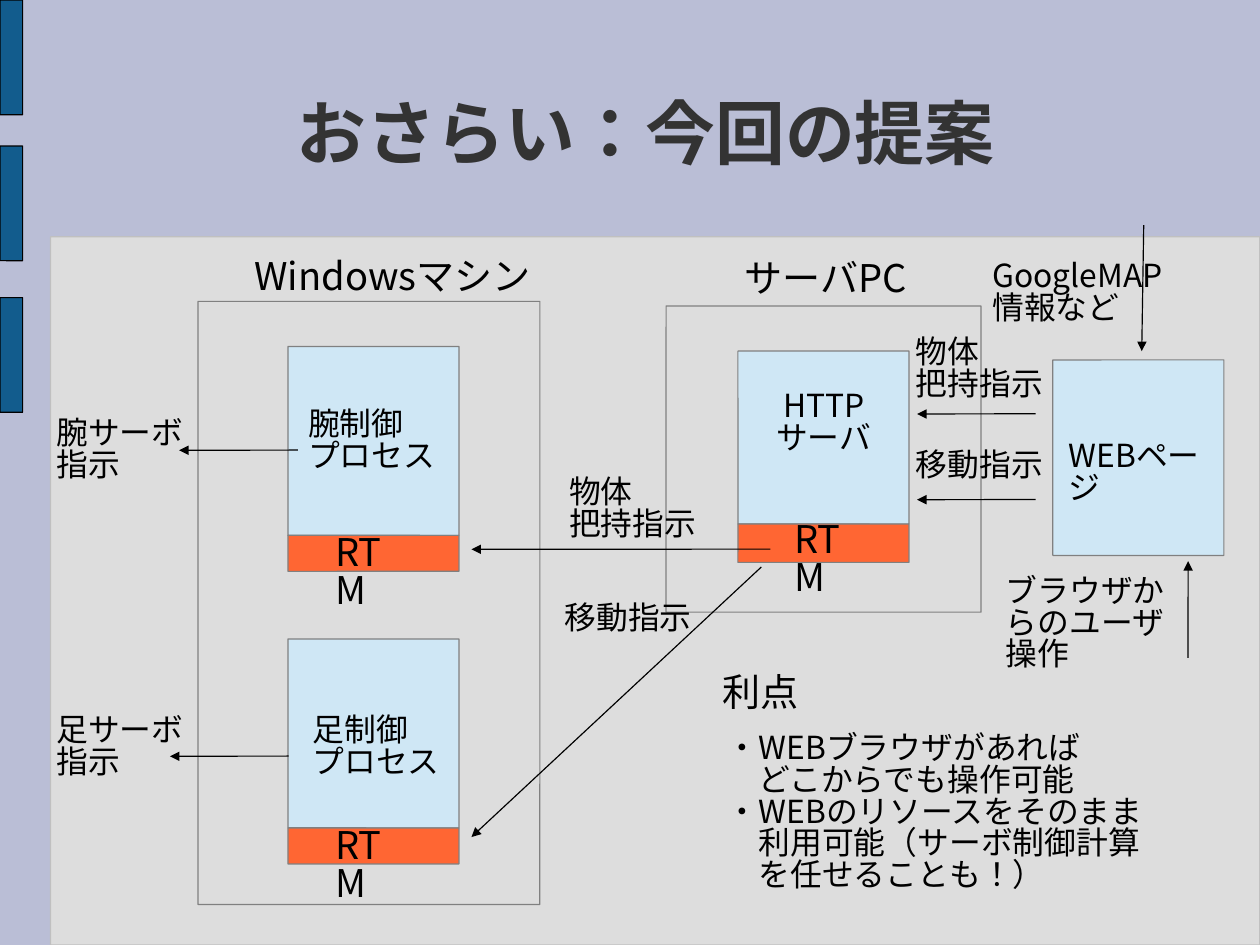
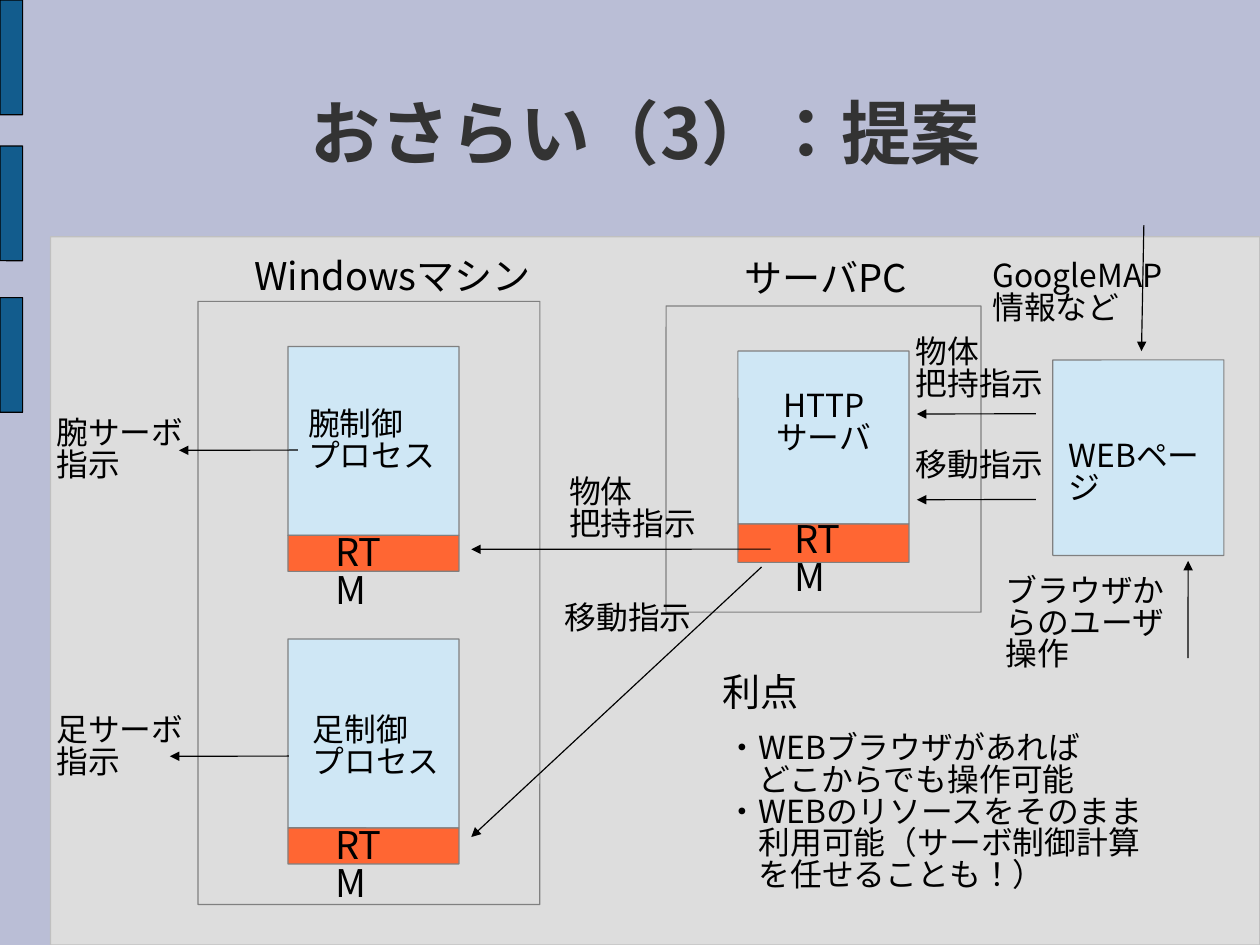
Before and after one commit to sec-d04/RTMWeb, a slide deck: slide 5 of Document/Presentation/RTMWeb_ResearchPresentation.ppt (slide 6 before the commit). Drawn at 1260x945 pixels with LibreOffice and Linux fonts; fonts in the diff are those of the drawing. Boxes give left, top, right and bottom in pixels: in the first picture for what was removed or moved away, otherwise in the second. Text is boxed around its words. In the diff, an @@ line names an element or a change of style, - is before the commit and + after.

Commit message:
成果発表資料全体大修正　一応完成版のつもり
・発表の流れをシンプルにし、それにあわせ全体を再構成した。
・「おさらい」のRTMの説明を削除した。
・今後を修正した。
・OpenHRIにあったRTM+WEBの説明を追加した。
・意見のまとまってない点を記載した。
・新提案を追加した。

```diff
--- a/Document/Presentation/RTMWeb_ResearchPresentation.ppt
+++ b/Document/Presentation/RTMWeb_ResearchPresentation.ppt
@@ title at box(311, 99, 981, 166): text changed @@
-おさらい：今回の提案
+おさらい（3）：提案
```
Also in this commit, not shown: 10 other slides changed, 6 slides added, 4 slides removed.
